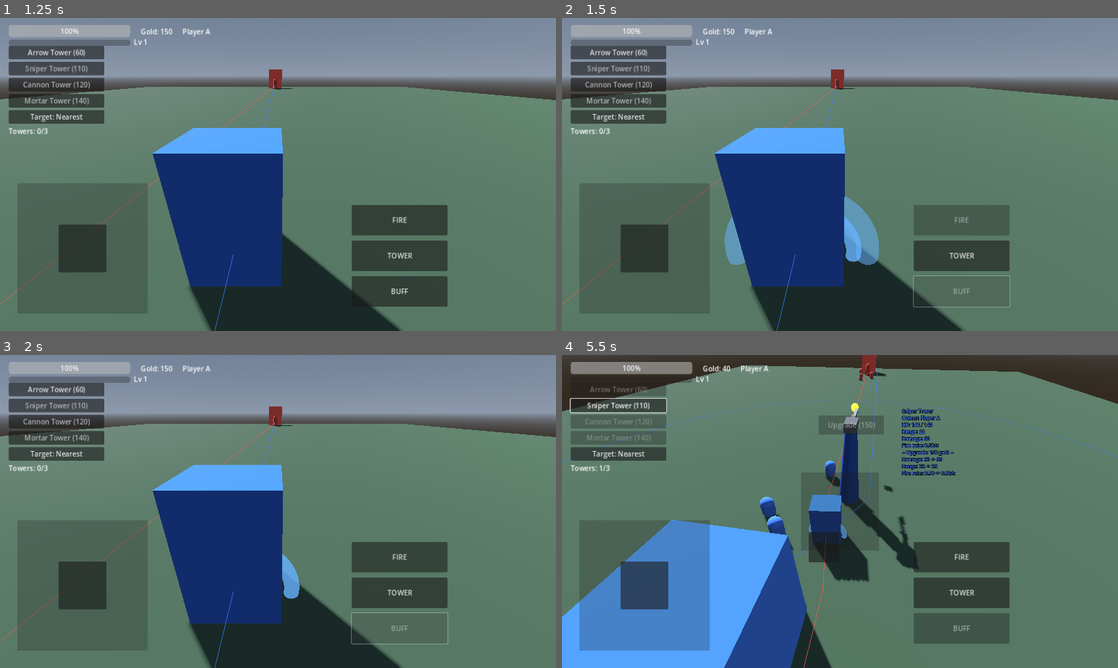
Above: before the commit, frames 1-4 (two rows, left to right).
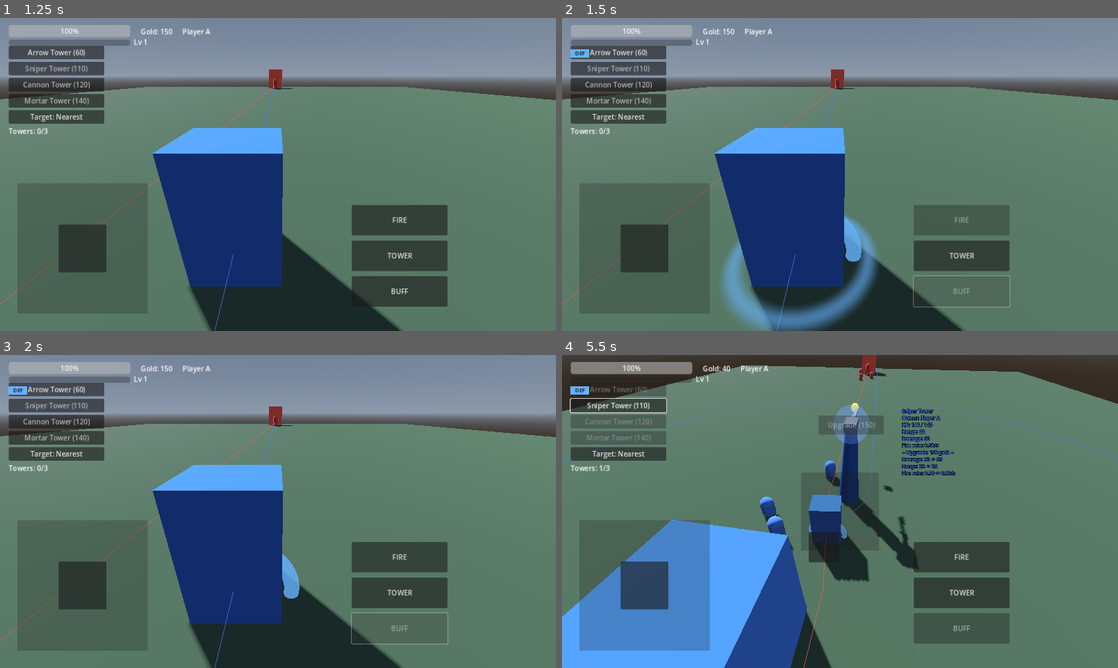
Above: after the commit, the same moments.

Repository: KevinFrazier/TerrariumGame
Game: Godot game, scene res://scenes/ui/lobby.tscn
Same seed, same stepped clock (60 frames per second), same inputs: the game is played once before the commit and once after it.
Inputs (mouse positions are in pixels of both pictures, inside the frame that each line leads up to):
- Up to frame 1 (1.25 s): click "Start Match" at 0.5 s
- Up to frame 2 (1.5 s): click "BUFF" at 1.25 s
- Up to frame 3 (2 s): no input
- Up to frame 4 (5.5 s): click "Arrow Tower (60)" at 2 s; click "Arrow Tower (60)" at 2.75 s; click "Sniper Tower (110)" at 3.5 s; drag from (645, 586) to (895, 442) at 4.27 s; drag from (840, 511) to (812, 574) at 5.02 s

Frame 1 is identical in both runs. In frame 2, 3.6% of the frame differs, in the area x 1-57%, y 10-100%; in frame 3, less than 0.1%; in frame 4, 0.7%.

Commit message:
Show all active buffs/debuffs and move juice visuals to GPU shaders
- CombatActor.get_active_effects() reports every active buff and debuff (which
  already coexist independently); the hero status aura now blends all of them
  and the HUD shows a pooled row of colored status chips for the active hero.
- Juice effects are now shader-driven: a unit shader does the hit flash via a
  `flash` uniform, and fx_burst / fx_ring expand and fade entirely on the GPU
  (one tweened 0..1 progress uniform per effect). Heroes and minions use the
  shared unit ShaderMaterial. Coins stay on CPUParticles3D for GL-Compatibility
  safety; hitstop and camera shake remain time/transform effects.

https://claude.ai/code/session_01Skn99HhTrFfZzm87aCd6zC

Diff:
--- a/scripts/entities/combat_actor.gd
+++ b/scripts/entities/combat_actor.gd
@@ -27,6 +27,15 @@
 const COLOR_BUFF_ATTACK := Color(1.0, 0.6, 0.2)
 const COLOR_BUFF_DEFENSE := Color(0.4, 0.7, 1.0)
 const COLOR_BUFF_SPEED := Color(0.4, 1.0, 0.5)
+const COLOR_SLOW := Color(0.4, 0.8, 1.0)
+const COLOR_FREEZE := Color(0.65, 0.9, 1.0)
+const COLOR_BURN := Color(1.0, 0.45, 0.15)
+const COLOR_POISON := Color(0.55, 0.9, 0.3)
+const COLOR_STUN := Color(1.0, 0.9, 0.3)
+const COLOR_ROOT := Color(0.7, 0.5, 0.3)
+const COLOR_VULNERABLE := Color(0.9, 0.35, 0.9)
+const COLOR_WEAKEN := Color(0.6, 0.6, 0.6)
+const COLOR_SILENCE := Color(0.7, 0.4, 1.0)
 
 @export var team: Team.Id = Team.Id.A
 
@@ -108,12 +117,39 @@
 func has_active_buff() -> bool:
 	return _atk_buff_timer > 0.0 or _def_buff_timer > 0.0 or _speed_buff_timer > 0.0
 
-func active_buff_color() -> Color:
-	if _atk_buff_timer > 0.0:
-		return COLOR_BUFF_ATTACK
-	if _def_buff_timer > 0.0:
-		return COLOR_BUFF_DEFENSE
-	return COLOR_BUFF_SPEED
+## Every active buff and debuff, each as {name, color, buff}. Drives the HUD
+## status chips and the unit's status aura. Multiple effects coexist freely.
+func get_active_effects() -> Array[Dictionary]:
+	var fx: Array[Dictionary] = []
+	if _atk_buff_timer > 0.0: fx.append({"name": "ATK", "color": COLOR_BUFF_ATTACK, "buff": true})
+	if _def_buff_timer > 0.0: fx.append({"name": "DEF", "color": COLOR_BUFF_DEFENSE, "buff": true})
+	if _speed_buff_timer > 0.0: fx.append({"name": "SPD", "color": COLOR_BUFF_SPEED, "buff": true})
+	if _freeze_timer > 0.0:
+		fx.append({"name": "FRZ", "color": COLOR_FREEZE, "buff": false})
+	elif _chill_timer > 0.0:
+		fx.append({"name": "CHL", "color": COLOR_FREEZE, "buff": false})
+	if _slow_timer > 0.0: fx.append({"name": "SLO", "color": COLOR_SLOW, "buff": false})
+	if _burn_timer > 0.0: fx.append({"name": "BRN", "color": COLOR_BURN, "buff": false})
+	if _poison_timer > 0.0: fx.append({"name": "PSN", "color": COLOR_POISON, "buff": false})
+	if _stun_timer > 0.0: fx.append({"name": "STN", "color": COLOR_STUN, "buff": false})
+	if _root_timer > 0.0: fx.append({"name": "ROT", "color": COLOR_ROOT, "buff": false})
+	if _vuln_timer > 0.0: fx.append({"name": "VUL", "color": COLOR_VULNERABLE, "buff": false})
+	if _weaken_timer > 0.0: fx.append({"name": "WKN", "color": COLOR_WEAKEN, "buff": false})
+	if _silence_timer > 0.0: fx.append({"name": "SIL", "color": COLOR_SILENCE, "buff": false})
+	return fx
+
+func has_active_effects() -> bool:
+	return not get_active_effects().is_empty()
+
+## Average color of all active effects (for the blended status aura).
+func blended_effect_color() -> Color:
+	var fx := get_active_effects()
+	if fx.is_empty():
+		return Color.WHITE
+	var sum := Color(0, 0, 0)
+	for e in fx:
+		sum += e["color"] as Color
+	return sum / float(fx.size())
 
 # --- per-frame decay --------------------------------------------------------
 ## Decay every active effect and apply damage-over-time. Call once per physics
--- a/scripts/entities/hero.gd
+++ b/scripts/entities/hero.gd
@@ -137,9 +137,7 @@
 		mesh.mesh = definition.body_mesh
 
 func _apply_team_tint() -> void:
-	var mat := StandardMaterial3D.new()
-	mat.albedo_color = Team.body_color(team)
-	mesh.material_override = mat
+	mesh.material_override = Juice.make_unit_material(Team.body_color(team))
 
 func set_controlled(value: bool) -> void:
 	controlled = value
@@ -420,7 +418,7 @@
 			apply_damage_reduction(mag, buff_duration_sec)
 		HeroDefinition.BuffKind.SPEED:
 			apply_speed_buff(mag, buff_duration_sec)
-	Juice.ring(get_tree().current_scene, global_position, active_buff_color(), 2.6, 0.45)
+	Juice.ring(get_tree().current_scene, global_position, blended_effect_color(), 2.6, 0.45)
 
 ## Buffs scale with level: > 1 buffs grow, the < 1 damage-reduction buff deepens.
 func _scaled_buff_magnitude() -> float:
@@ -515,10 +513,11 @@
 func _update_buff_aura() -> void:
 	if _buff_aura == null:
 		return
-	var active := has_active_buff()
+	# The aura reflects every active buff and debuff at once (blended color).
+	var active := has_active_effects()
 	_buff_aura.visible = active
 	if active:
-		var c := active_buff_color()
+		var c := blended_effect_color()
 		var mat := _buff_aura.material_override as StandardMaterial3D
 		mat.albedo_color = Color(c.r, c.g, c.b, 0.8)
 		mat.emission = c
--- a/scripts/entities/minion.gd
+++ b/scripts/entities/minion.gd
@@ -30,9 +30,7 @@
 	_apply_level_scaling()
 	health.died.connect(_on_died)
 	health.damaged.connect(func(_a, _s): Juice.flash_mesh(mesh))
-	var mat := StandardMaterial3D.new()
-	mat.albedo_color = Team.body_color(team).lightened(0.1)
-	mesh.material_override = mat
+	mesh.material_override = Juice.make_unit_material(Team.body_color(team).lightened(0.1))
 
 ## Minions inherit their team hero's level: stronger hits and more HP as you climb.
 func _apply_level_scaling() -> void:
--- a/scripts/systems/juice.gd
+++ b/scripts/systems/juice.gd
@@ -1,15 +1,34 @@
 class_name Juice
 extends RefCounted
-## Stateless game-feel helpers: hit flashes, impact/death/level-up bursts, muzzle
-## flashes, and a global hitstop. All effects are built from primitives so the
-## project needs no imported art. Spawned effects parent themselves to the passed
-## node (use the current scene) and free themselves when done.
+## Stateless game-feel helpers. The visual effects (unit hit-flash, impact/death
+## bursts, expanding rings) are GPU shaders; this code just spawns a mesh with the
+## right ShaderMaterial and tweens a single 0..1 progress uniform, then frees it.
+## Coins stay on CPUParticles3D for GL-Compatibility safety, and hitstop/shake are
+## time/transform effects that aren't shader-expressible.
+
+const UNIT_SHADER := preload("res://shaders/unit.gdshader")
+const BURST_SHADER := preload("res://shaders/fx_burst.gdshader")
+const RING_SHADER := preload("res://shaders/fx_ring.gdshader")
 
 static var _hitstop_active := false
 
-## Flash a unit's mesh bright for a moment (hit feedback).
+## Team-tinted unit body material with a shader hit-flash. Used by Hero/Minion.
+static func make_unit_material(color: Color) -> ShaderMaterial:
+	var mat := ShaderMaterial.new()
+	mat.shader = UNIT_SHADER
+	mat.set_shader_parameter("albedo", color)
+	mat.set_shader_parameter("flash", 0.0)
+	return mat
+
+## Flash a unit's mesh bright for a moment (hit feedback). Drives the unit
+## shader's `flash` uniform; falls back to emission for non-shader materials.
 static func flash_mesh(mesh: MeshInstance3D, color: Color = Color(1, 1, 1), dur: float = 0.12) -> void:
 	if mesh == null or not is_instance_valid(mesh):
+		return
+	var sm := mesh.material_override as ShaderMaterial
+	if sm != null and sm.shader == UNIT_SHADER:
+		sm.set_shader_parameter("flash", 1.0)
+		mesh.create_tween().tween_property(sm, "shader_parameter/flash", 0.0, dur)
 		return
 	var mat := mesh.material_override as StandardMaterial3D
 	if mat == null:
@@ -17,51 +36,39 @@
 	mat.emission_enabled = true
 	mat.emission = color
 	mat.emission_energy_multiplier = 2.2
-	var tw := mesh.create_tween()
-	tw.tween_property(mat, "emission_energy_multiplier", 0.0, dur)
+	mesh.create_tween().tween_property(mat, "emission_energy_multiplier", 0.0, dur)
 
-## Expanding, fading sphere — used for impacts, explosions, and death pops.
+## Expanding, fading sphere (impacts, explosions, death pops) — expansion + fade
+## happen in the burst shader.
 static func burst(parent: Node, world_pos: Vector3, color: Color, radius: float = 1.0, dur: float = 0.35) -> void:
 	if parent == null or not parent.is_inside_tree():
 		return
+	var sphere := SphereMesh.new()
+	sphere.radius = 0.4
+	sphere.height = 0.8
 	var mi := MeshInstance3D.new()
-	var sphere := SphereMesh.new()
-	sphere.radius = 0.5
-	sphere.height = 1.0
 	mi.mesh = sphere
-	mi.material_override = _flat_mat(color, 0.85)
 	mi.top_level = true
+	mi.material_override = _fx_material(BURST_SHADER, color, radius)
 	parent.add_child(mi)
 	mi.global_position = world_pos
-	mi.scale = Vector3.ONE * 0.2
-	var mat := mi.material_override as StandardMaterial3D
-	var tw := mi.create_tween()
-	tw.set_parallel(true)
-	tw.tween_property(mi, "scale", Vector3.ONE * radius, dur)
-	tw.tween_property(mat, "albedo_color:a", 0.0, dur)
-	tw.chain().tween_callback(mi.queue_free)
+	_animate_progress(mi, dur)
 
-## Flat expanding ground ring (level-up flourish).
+## Flat expanding ground ring (level-up / buff / tier flourish) — drawn by the
+## ring shader on a static flat quad scaled to the final diameter.
 static func ring(parent: Node, world_pos: Vector3, color: Color, radius: float = 3.0, dur: float = 0.5) -> void:
 	if parent == null or not parent.is_inside_tree():
 		return
+	var quad := QuadMesh.new()
+	quad.size = Vector2(radius * 2.0, radius * 2.0)
 	var mi := MeshInstance3D.new()
-	var torus := TorusMesh.new()
-	torus.inner_radius = 0.7
-	torus.outer_radius = 1.0
-	mi.mesh = torus
-	mi.material_override = _flat_mat(color, 0.9)
+	mi.mesh = quad
 	mi.top_level = true
-	mi.rotation.x = PI / 2.0
+	mi.rotation.x = -PI / 2.0  # lay flat on the ground, facing up
+	mi.material_override = _fx_material(RING_SHADER, color, radius)
 	parent.add_child(mi)
 	mi.global_position = world_pos + Vector3.UP * 0.1
-	mi.scale = Vector3.ONE * 0.3
-	var mat := mi.material_override as StandardMaterial3D
-	var tw := mi.create_tween()
-	tw.set_parallel(true)
-	tw.tween_property(mi, "scale", Vector3(radius, radius, radius), dur)
-	tw.tween_property(mat, "albedo_color:a", 0.0, dur)
-	tw.chain().tween_callback(mi.queue_free)
+	_animate_progress(mi, dur)
 
 ## Small bright pop at a gun muzzle.
 static func muzzle_flash(parent: Node, world_pos: Vector3, color: Color) -> void:
@@ -88,8 +95,11 @@
 	var mesh := SphereMesh.new()
 	mesh.radius = 0.5
 	mesh.height = 1.0
+	var coin_mat := StandardMaterial3D.new()
+	coin_mat.shading_mode = BaseMaterial3D.SHADING_MODE_UNSHADED
+	coin_mat.albedo_color = Color(1.0, 0.85, 0.2)
+	mesh.surface_set_material(0, coin_mat)
 	p.mesh = mesh
-	p.mesh.surface_set_material(0, _flat_mat(Color(1.0, 0.85, 0.2), 1.0))
 	parent.add_child(p)
 	p.global_position = world_pos
 	_free_after(p, 1.0)
@@ -106,15 +116,19 @@
 	Engine.time_scale = 1.0
 	_hitstop_active = false
 
-static func _flat_mat(color: Color, alpha: float) -> StandardMaterial3D:
-	var mat := StandardMaterial3D.new()
-	mat.shading_mode = BaseMaterial3D.SHADING_MODE_UNSHADED
-	mat.transparency = BaseMaterial3D.TRANSPARENCY_ALPHA
-	mat.albedo_color = Color(color.r, color.g, color.b, alpha)
-	mat.emission_enabled = true
-	mat.emission = color
-	mat.emission_energy_multiplier = 1.5
+static func _fx_material(shader: Shader, color: Color, radius: float) -> ShaderMaterial:
+	var mat := ShaderMaterial.new()
+	mat.shader = shader
+	mat.set_shader_parameter("color", color)
+	mat.set_shader_parameter("radius", radius)
+	mat.set_shader_parameter("t", 0.0)
 	return mat
+
+## Tween the shared 0..1 `t` uniform that every fx shader animates on, then free.
+static func _animate_progress(mi: MeshInstance3D, dur: float) -> void:
+	var tw := mi.create_tween()
+	tw.tween_property(mi.material_override, "shader_parameter/t", 1.0, dur)
+	tw.tween_callback(mi.queue_free)
 
 static func _free_after(node: Node, secs: float) -> void:
 	var t := node.get_tree().create_timer(secs)
--- a/scripts/ui/hud.gd
+++ b/scripts/ui/hud.gd
@@ -16,6 +16,9 @@
 var _upgrade_tower: Tower   ## own-team tower the floating Upgrade button currently targets
 var _vignette: ColorRect
 var _core_warn: float = 0.0  ## decaying intensity of the "core under attack" flash
+var _status_box: HBoxContainer
+var _status_chips: Array[ColorRect] = []
+const MAX_STATUS_CHIPS := 12
 
 @onready var move_stick: VirtualJoystick = $MoveStick
 @onready var aim_stick: VirtualJoystick = $AimStick
@@ -51,6 +54,7 @@
 	EventBus.currency_changed.connect(_on_currency_changed)
 	EventBus.core_damaged.connect(_on_core_damaged)
 	_build_vignette()
+	_build_status_chips()
 
 func _build_vignette() -> void:
 	_vignette = ColorRect.new()
@@ -63,6 +67,40 @@
 	_vignette.material = mat
 	add_child(_vignette)
 	move_child(_vignette, 0)  # behind the interactive UI
+
+## A pooled row of colored chips, one per active buff/debuff on the active hero.
+func _build_status_chips() -> void:
+	_status_box = HBoxContainer.new()
+	_status_box.position = Vector2(20, 72)
+	_status_box.mouse_filter = Control.MOUSE_FILTER_IGNORE
+	_status_box.add_theme_constant_override("separation", 4)
+	add_child(_status_box)
+	for i in MAX_STATUS_CHIPS:
+		var chip := ColorRect.new()
+		chip.custom_minimum_size = Vector2(42, 20)
+		chip.mouse_filter = Control.MOUSE_FILTER_IGNORE
+		chip.visible = false
+		var label := Label.new()
+		label.set_anchors_preset(Control.PRESET_FULL_RECT)
+		label.horizontal_alignment = HORIZONTAL_ALIGNMENT_CENTER
+		label.vertical_alignment = VERTICAL_ALIGNMENT_CENTER
+		label.add_theme_font_size_override("font_size", 12)
+		label.add_theme_color_override("font_color", Color.BLACK)
+		label.mouse_filter = Control.MOUSE_FILTER_IGNORE
+		chip.add_child(label)
+		_status_box.add_child(chip)
+		_status_chips.append(chip)
+
+func _update_status_chips() -> void:
+	var fx := _hero.get_active_effects()
+	for i in _status_chips.size():
+		var chip := _status_chips[i]
+		if i < fx.size():
+			chip.color = fx[i]["color"]
+			(chip.get_child(0) as Label).text = fx[i]["name"]
+			chip.visible = true
+		else:
+			chip.visible = false
 
 func _on_buff_pressed() -> void:
 	if _hero and is_instance_valid(_hero):
@@ -111,6 +149,7 @@
 	_update_respawn_overlay()
 	_update_tower_info()
 	_update_vignette(delta)
+	_update_status_chips()
 
 ## Red low-HP edges, overridden by an orange flash while your core is attacked.
 func _update_vignette(delta: float) -> void:
--- /dev/null
+++ b/shaders/fx_burst.gdshader
@@ -0,0 +1,18 @@
+shader_type spatial;
+// Self-contained impact/explosion pop. A unit sphere whose vertices expand
+// outward along their normals as `t` runs 0->1, fading out as it grows.
+render_mode unshaded, cull_disabled, depth_draw_never, shadows_disabled;
+
+uniform vec3 color : source_color = vec3(1.0);
+uniform float t : hint_range(0.0, 1.0) = 0.0;
+uniform float radius = 1.0;
+
+void vertex() {
+	VERTEX += NORMAL * t * radius;
+}
+
+void fragment() {
+	ALBEDO = color;
+	// Bright core early, fading to transparent as it expands.
+	ALPHA = clamp(1.0 - t, 0.0, 1.0) * 0.9;
+}
--- /dev/null
+++ b/shaders/fx_ring.gdshader
@@ -0,0 +1,16 @@
+shader_type spatial;
+// Flat ground ring that expands outward as `t` runs 0->1 (level-up / buff / tier
+// flourish). The ring radius and fade are computed per-fragment, so the mesh is
+// just a static flat quad scaled to the maximum diameter.
+render_mode unshaded, cull_disabled, depth_draw_never, shadows_disabled;
+
+uniform vec3 color : source_color = vec3(1.0);
+uniform float t : hint_range(0.0, 1.0) = 0.0;
+uniform float thickness = 0.08;
+
+void fragment() {
+	float d = length(UV - vec2(0.5)) * 2.0;  // 0 at center .. 1 at edge
+	float ring = smoothstep(thickness, 0.0, abs(d - t));
+	ALBEDO = color;
+	ALPHA = ring * clamp(1.0 - t, 0.0, 1.0);
+}
--- /dev/null
+++ b/shaders/unit.gdshader
@@ -0,0 +1,13 @@
+shader_type spatial;
+// Unit body material: team-tinted, with a shader-driven white hit flash.
+// `flash` is pulsed to 1.0 on damage and tweened back to 0.
+render_mode cull_back, diffuse_burley;
+
+uniform vec3 albedo : source_color = vec3(1.0);
+uniform float flash : hint_range(0.0, 1.0) = 0.0;
+
+void fragment() {
+	float f = clamp(flash, 0.0, 1.0);
+	ALBEDO = mix(albedo, vec3(1.0), f);
+	EMISSION = vec3(1.0) * f * 2.0;
+}
